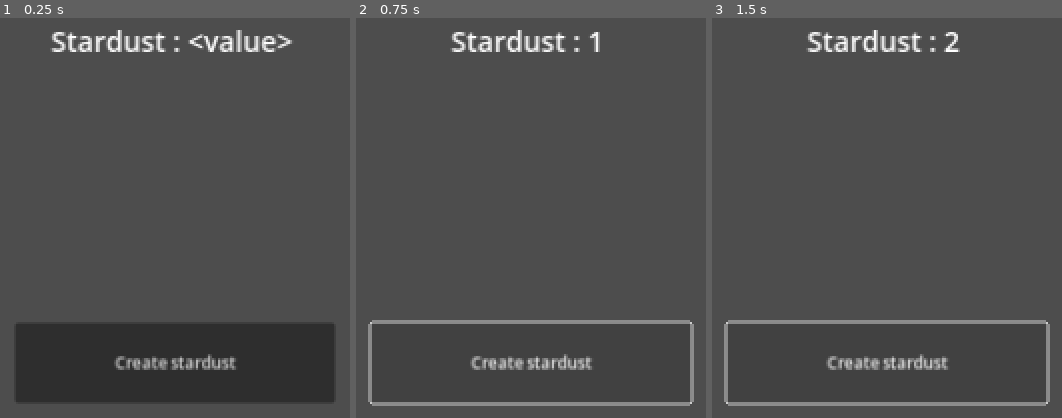
Above: before the commit, frames 1-3 (left to right).
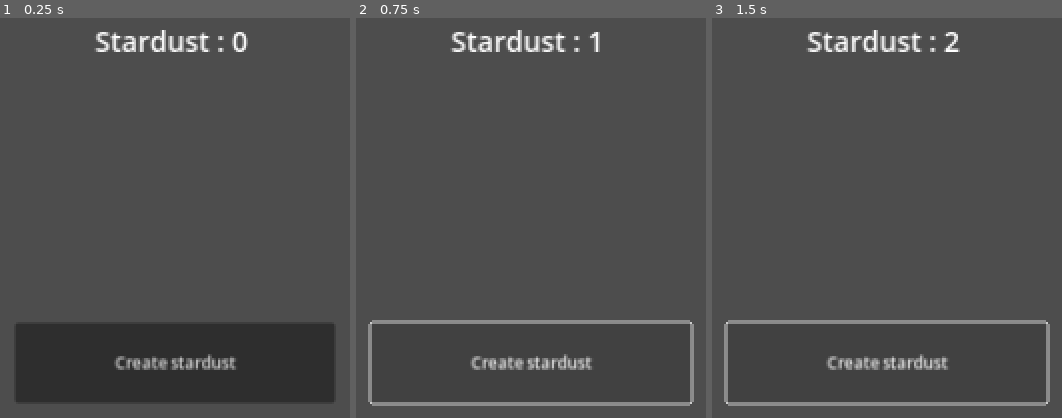
Above: after the commit, the same moments.

Repository: allanjchiang/project_stardust
Game: Godot game, scene res://scenes/prototypes/clicker/prototype_clicker.tscn
Same seed, same stepped clock (60 frames per second), same inputs: the game is played once before the commit and once after it. The project has no main scene, so this scene is started directly.
Inputs:
- Up to frame 1 (0.25 s): no input
- Up to frame 2 (0.75 s): click "Create stardust" at 0.5 s
- Up to frame 3 (1.5 s): click "Create stardust" at 1.25 s

The runs differ from the first frame. In frame 1, 2.2% of the frame differs, in the area x 14-84%, y 3-9%; in frame 2, nothing differs; in frame 3, nothing differs.

Commit message:
Create ready function that shows initial value of stardust

Diff:
--- a/scenes/prototypes/clicker/prototype_clicker.gd
+++ b/scenes/prototypes/clicker/prototype_clicker.gd
@@ -5,6 +5,9 @@
 @export var label : Label
 
 var stardust : int = 0
+
+func _ready() -> void:
+	update_label_text()
 
 
 func create_stardust() -> void:
